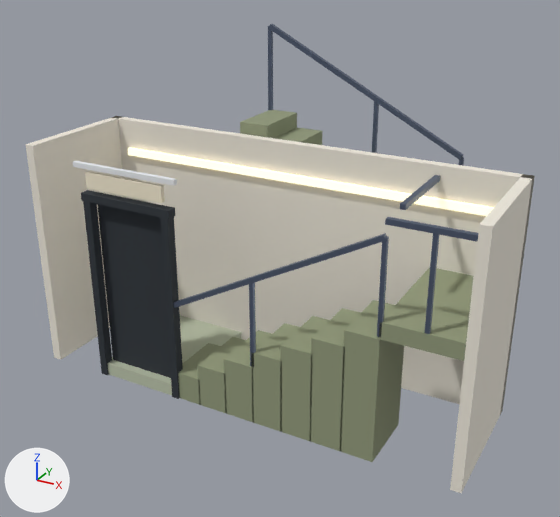
What one commit did to the glTF model public/assets/blocks/escaleras_planta.gltf.
Camera for both pictures: a 50 mm lens placed at (3.53, -6.11, 4.53), pointed at (0.07, 0.2, 1.38). Lighting does not change. The marker at lower left points along +X, +Y and +Z. The first picture is the older version. Where no turn or scale is listed for an object, it has been applied to the vertices.
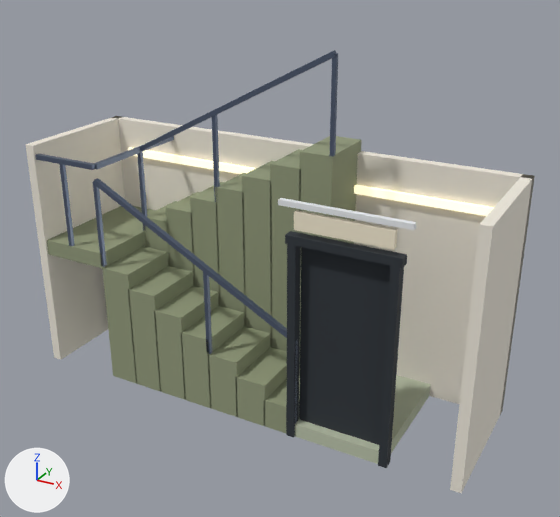
Commit message: v1.7: placas legibles (DynamicTexture update(true)) + escalera fiel al contrato (espejo X del loader RH->LH y tramo B dentro del cubo) + SW v1.7 + insignia

Edits to the bpy script that builds the scene:
```text
Change ob_forjado_entrada:
    ob_forjado_entrada.location: (-1.14, 0.0, 0.07) -> (1.14, 0.0, 0.07)
Change ob_hueco:
    ob_hueco.location: (-1.14, -0.56, 1.06) -> (1.14, -0.56, 1.06)
Change ob_jamba_izq:
    ob_jamba_izq.location: (-1.61, -0.65, 0.99) -> (1.61, -0.65, 0.99)
Change ob_jamba_der:
    ob_jamba_der.location: (-0.67, -0.65, 0.99) -> (0.67, -0.65, 0.99)
Change ob_dintel:
    ob_dintel.location: (-1.14, -0.65, 2.02) -> (1.14, -0.65, 2.02)
Change ob_peldano_a3:
    ob_peldano_a3.location: (0.092, -0.35, 0.314) -> (-0.092, -0.35, 0.314)
Change ob_peldano_a4:
    ob_peldano_a4.location: (0.405, -0.35, 0.395) -> (-0.405, -0.35, 0.395)
Change ob_peldano_a5:
    ob_peldano_a5.location: (0.718, -0.35, 0.476) -> (-0.718, -0.35, 0.476)
Change ob_peldano_a6:
    ob_peldano_a6.location: (1.031, -0.35, 0.558) -> (-1.031, -0.35, 0.558)
Change ob_peldano_a7:
    ob_peldano_a7.location: (1.344, -0.35, 0.639) -> (-1.344, -0.35, 0.639)
Change ob_descansillo:
    ob_descansillo.location: (1.91, 0.0, 1.359) -> (-1.91, 0.0, 1.359)
Change ob_peldano_b2:
    ob_peldano_b2.location: (1.031, 1.05, 0.882) -> (-1.031, 0.35, 0.882)
Change ob_peldano_b3:
    ob_peldano_b3.location: (0.718, 1.05, 0.964) -> (-0.718, 0.35, 0.964)
Change ob_peldano_b4:
    ob_peldano_b4.location: (0.405, 1.05, 1.045) -> (-0.405, 0.35, 1.045)
Change ob_peldano_b5:
    ob_peldano_b5.location: (0.092, 1.05, 1.126) -> (-0.092, 0.35, 1.126)
Change ob_peldano_b6:
    ob_peldano_b6.location: (-0.221, 1.05, 1.207) -> (0.221, 0.35, 1.207)
Change ob_peldano_b7:
    ob_peldano_b7.location: (-0.534, 1.05, 1.289) -> (0.534, 0.35, 1.289)
Change ob_barandilla_a:
    ob_barandilla_a.location: (0.405, -0.66, 1.62) -> (-0.405, -0.66, 1.62)
    ob_barandilla_a.rotation_euler: (0.0, -0.487, 0.0) -> (0.0, 0.487, 0.0)  # degrees (0, -28, 0) -> degrees (0, 28, 0)
Change ob_barandilla_b:
    ob_barandilla_b.location: (0.405, 1.36, 2.909) -> (-0.405, 0.04, 2.909)
    ob_barandilla_b.rotation_euler: (0.0, 0.479, 0.0) -> (0.0, -0.479, 0.0)  # degrees (0, 27, 0) -> degrees (0, -27, 0)
Change ob_poste_a3:
    ob_poste_a3.location: (0.249, -0.66, 1.087) -> (-0.249, -0.66, 1.087)
Change ob_poste_b0:
    ob_poste_b0.location: (1.5, 1.36, 1.89) -> (-1.5, 0.04, 1.89)
Change ob_poste_b3:
    ob_poste_b3.location: (0.561, 1.36, 2.378) -> (-0.561, 0.04, 2.378)
Change ob_poste_b7:
    ob_poste_b7.location: (-0.69, 1.36, 3.027) -> (0.69, 0.04, 3.027)
Change ob_barandilla_desc:
    ob_barandilla_desc.location: (1.91, -0.66, 2.34) -> (-1.91, -0.66, 2.34)
Change ob_poste_desc:
    ob_poste_desc.location: (1.91, -0.66, 1.89) -> (-1.91, -0.66, 1.89)
Change ob_union_tramos:
    ob_union_tramos.location: (1.5, 0.35, 2.34) -> (-1.5, 0.0, 2.34)
Change ob_rotulo:
    ob_rotulo.location: (-1.14, -0.67, 2.2) -> (1.14, -0.67, 2.2)
Change ob_tira_luz:
    ob_tira_luz.location: (-1.14, -0.67, 2.34) -> (1.14, -0.67, 2.34)
```

Location of each change, (x1, y1, x2, y2) in pixels of the pictures (560 x 517 px):
'hueco', moved: before (97, 204, 171, 378); after (299, 247, 390, 445)
'peldano_a7', moved: before (340, 300, 404, 462); after (102, 246, 168, 384)
'descansillo', moved: before (379, 267, 474, 361); after (47, 206, 156, 268)
'peldano_a6', moved: before (310, 308, 360, 451); after (128, 266, 193, 391)
'peldano_a5', moved: before (280, 316, 330, 442); after (154, 286, 218, 400)
'peldano_a4', moved: before (251, 323, 300, 432); after (181, 306, 244, 408)
'forjado_entrada', moved: before (107, 316, 241, 395); after (295, 375, 430, 464)
'peldano_b7', moved: before (240, 110, 297, 138); after (299, 136, 362, 369)
'jamba_izq', moved: before (83, 201, 112, 375); after (378, 266, 404, 468)
'jamba_der', moved: before (160, 217, 183, 399); after (286, 244, 301, 437)
'peldano_b5', moved (not visible before): after (242, 161, 275, 347)
'peldano_b6', moved: before (275, 127, 323, 145); after (270, 149, 302, 352)
'peldano_a3', moved: before (224, 330, 272, 423); after (208, 326, 270, 417)
'rotulo', moved: before (85, 171, 165, 203); after (294, 210, 398, 250)
'barandilla_a', moved, turned: before (174, 233, 387, 308); after (93, 178, 287, 338)
'peldano_b4', moved (not visible before): after (215, 173, 246, 327)
'dintel', moved: before (81, 190, 175, 219); after (285, 231, 407, 268)
'barandilla_b', moved, turned: before (268, 24, 463, 160); after (138, 50, 336, 152)
'peldano_b3', moved (not visible before): after (190, 182, 224, 306)
'tira_luz', moved: before (72, 161, 177, 186); after (278, 198, 416, 230)
'peldano_b2', moved (not visible before): after (166, 192, 200, 286)
'barandilla_desc', moved: before (385, 217, 478, 241); after (35, 154, 95, 170)
'poste_desc', moved: before (425, 233, 439, 334); after (59, 164, 75, 246)
'poste_b7', moved: before (268, 26, 273, 110); after (329, 53, 338, 157)
'poste_a3', moved: before (249, 283, 256, 366); after (203, 272, 212, 354)
'union_tramos', moved: before (400, 175, 440, 210); after (93, 136, 174, 169)
'poste_b3', moved: before (372, 101, 379, 153); after (212, 115, 220, 202)
'poste_b0', moved: before (459, 157, 464, 166); after (137, 152, 147, 231)
